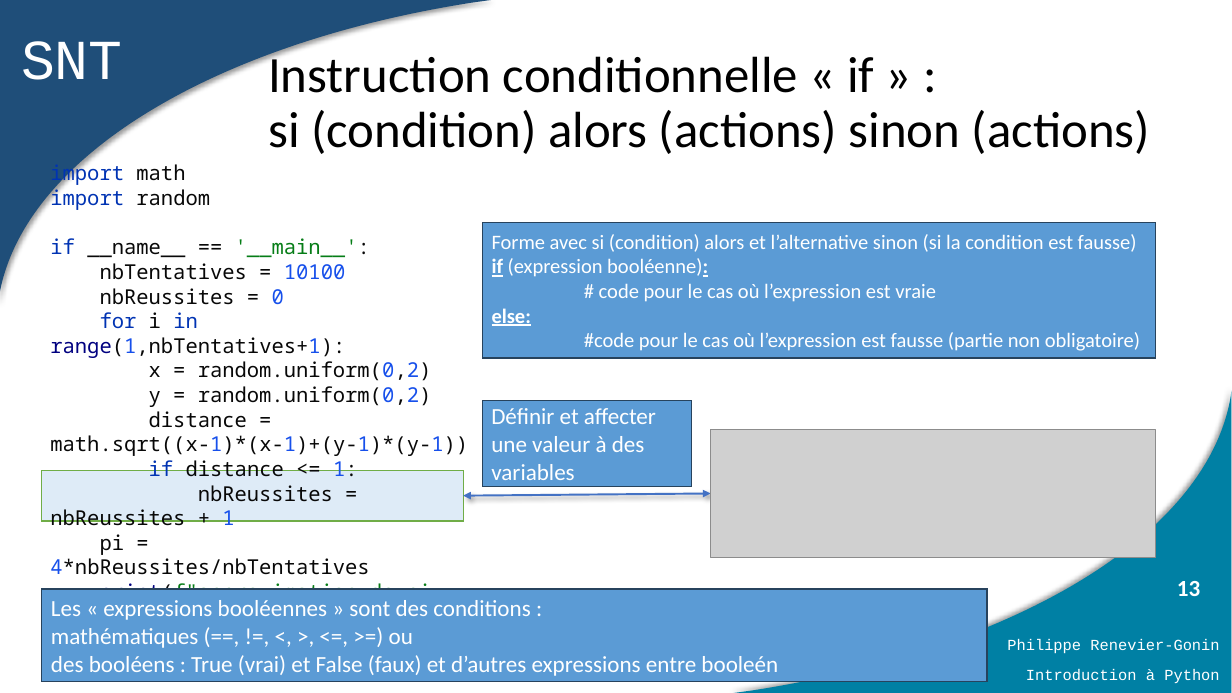
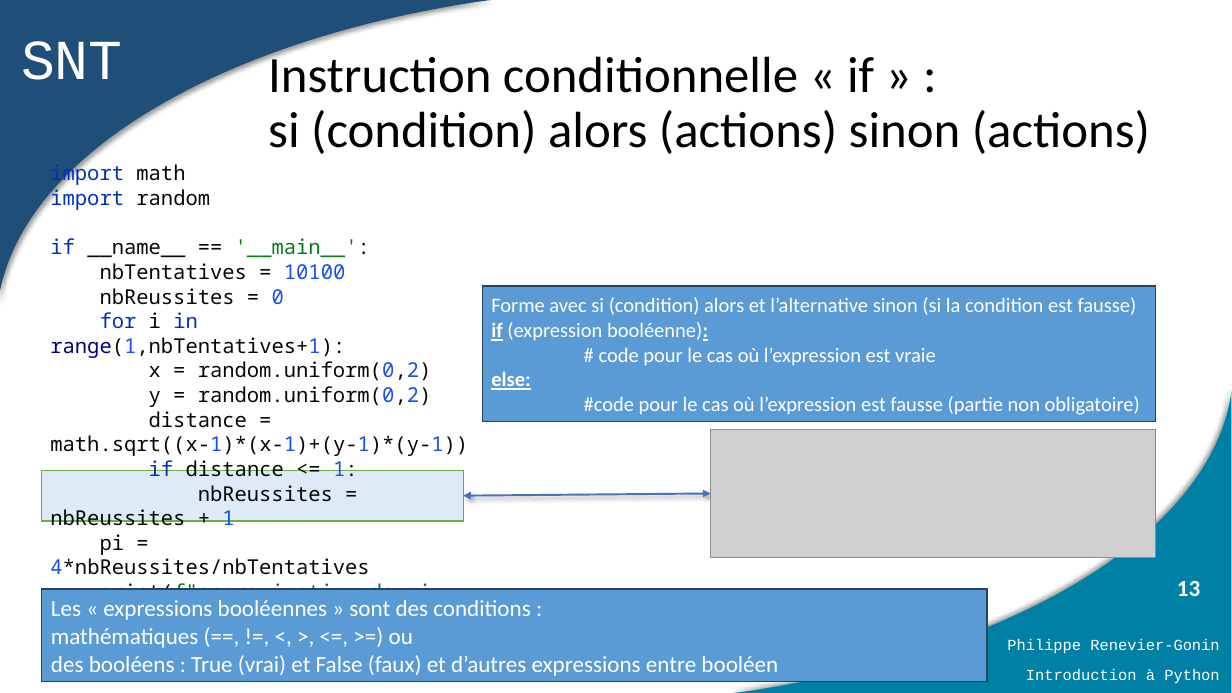
Before and after one commit to PhilippeRenevierGonin/snt, a slide deck: slide 13 of 01_python/cours/02_présentation de python.pptx. Drawn at 1232x693 pixels with LibreOffice and Linux fonts; fonts in the diff are those of the drawing; grey boxes stand for pictures. Boxes give left, top, right and bottom in pixels: in the first picture for what was removed or moved away, otherwise in the second. Text is boxed around its words. In the diff, an @@ line names an element or a change of style, - is before the commit and + after.

```diff
--- a/01_python/cours/02_présentation de python.pptx
+++ b/01_python/cours/02_présentation de python.pptx
@@ rectangle "Forme avec si (condition) alors ..." moved from (x1=482, y1=223, x2=1155, y2=359) to (x1=482, y1=287, x2=1155, y2=422) @@
@@ rectangle removed at (x1=482, y1=400, x2=692, y2=486) @@
-Définir et affecter une valeur à des variables
@@ text in rectangle at (x1=51, y1=600, x2=778, y2=676): text changed @@
-Les « expressions booléennes » sont des conditions :
-mathématiques (==, !=, <, >, <=, >=) ou
-des booléens : True (vrai) et False (faux) et d’autres expressions entre booleén
+Les « expressions booléennes » sont des conditions :
+mathématiques (==, !=, <, >, <=, >=) ou
+des booléens : True (vrai) et False (faux) et d’autres expressions entre booléen
```
Also in this commit, not shown: 1 other slide changed, 9 other files.
